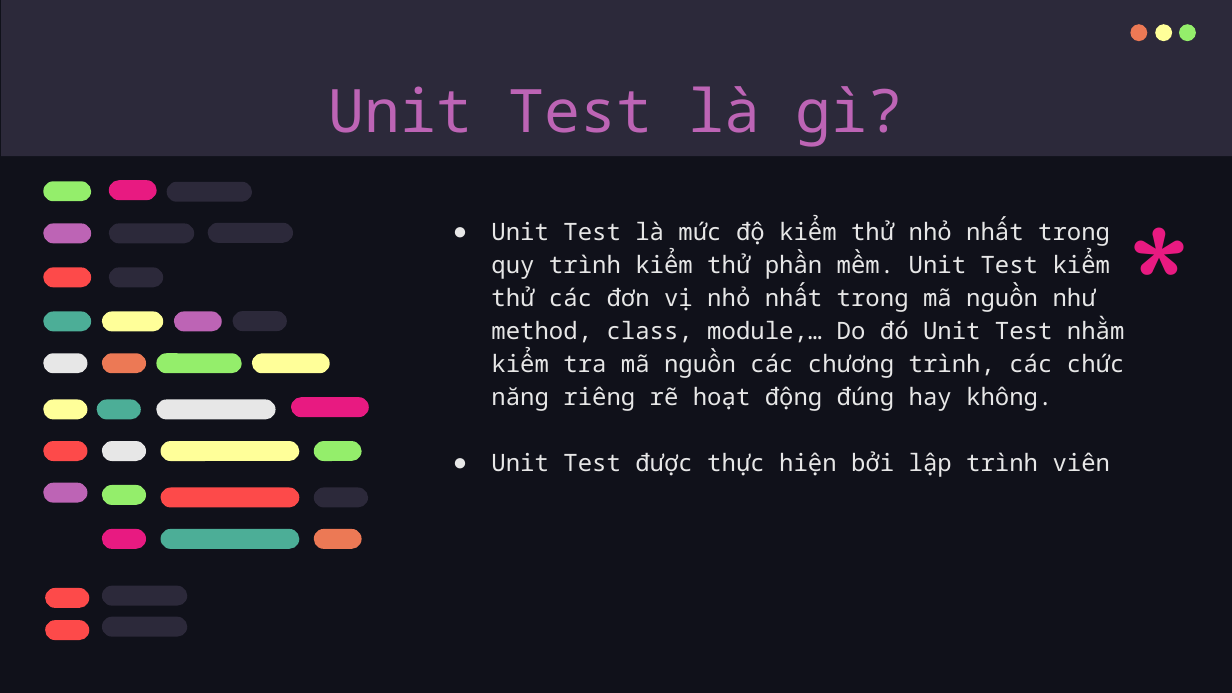
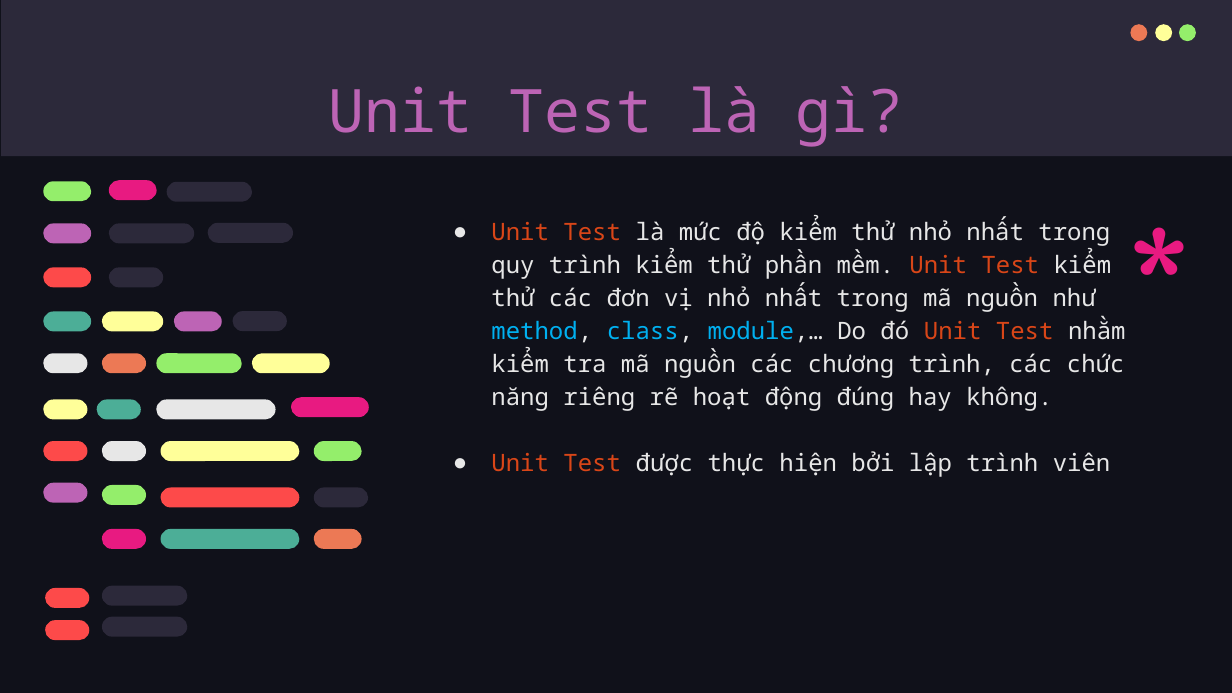
Before and after one commit to qNam145/CNPM, a slide deck: slide 20 of CNPM.pptx (slide 21 before the commit). Drawn at 1232x693 pixels with LibreOffice and Linux fonts; fonts in the diff are those of the drawing. Boxes give left, top, right and bottom in pixels: in the first picture for what was removed or moved away, otherwise in the second. Text is boxed around its words. In the diff, an @@ line names an element or a change of style, - is before the commit and + after.

```diff
--- a/CNPM.pptx
+++ b/CNPM.pptx
@@ subtitle "Unit Test là mức độ ..." at [491, 218, 1126, 477]: text colour #E7E7E7 to #D94618 in "Unit Test Unit Test Unit Test", "Unit Test"; text colour #E7E7E7 to #00B0F0 in "method, class, module,…" @@
```
Also in this commit, not shown: 10 other slides changed, 1 slide removed.
